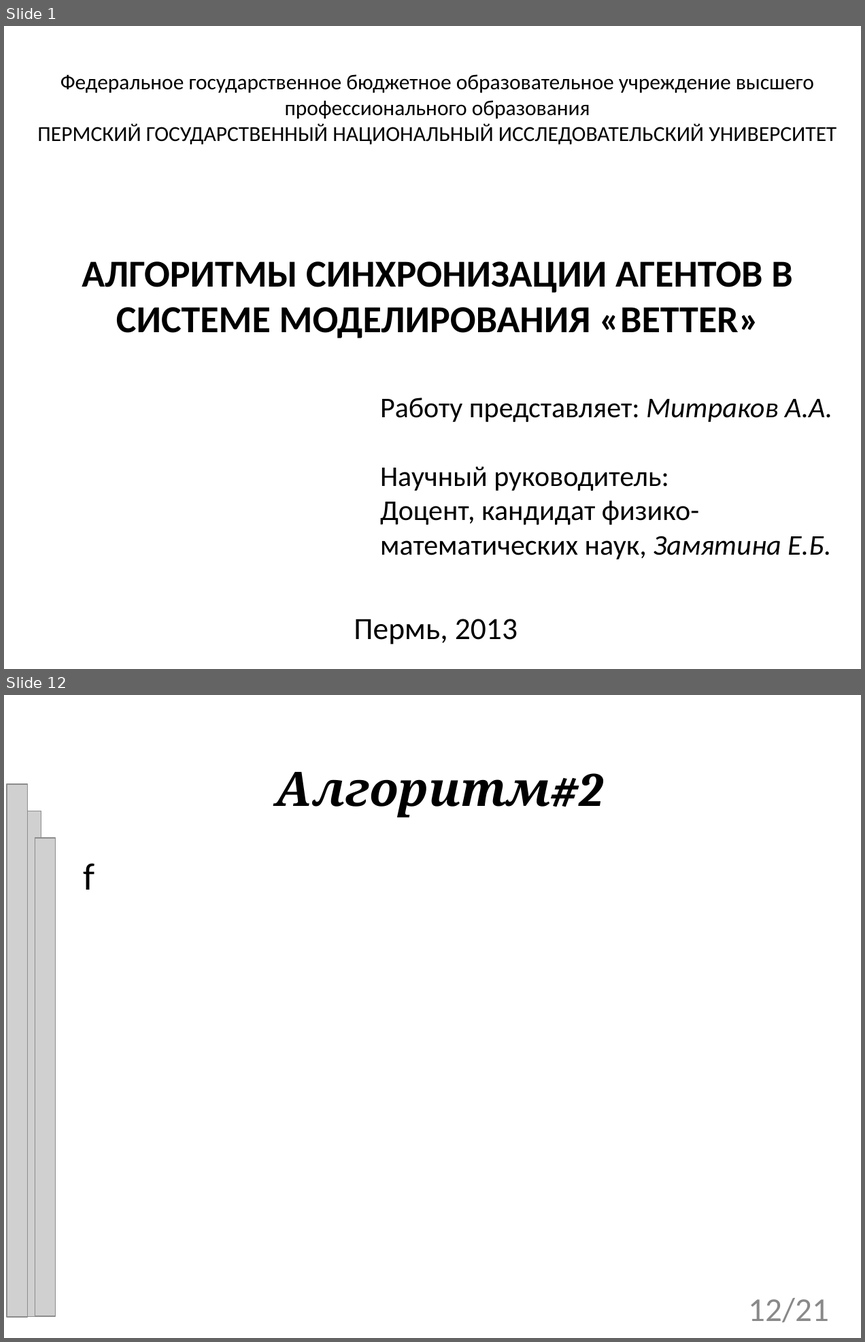
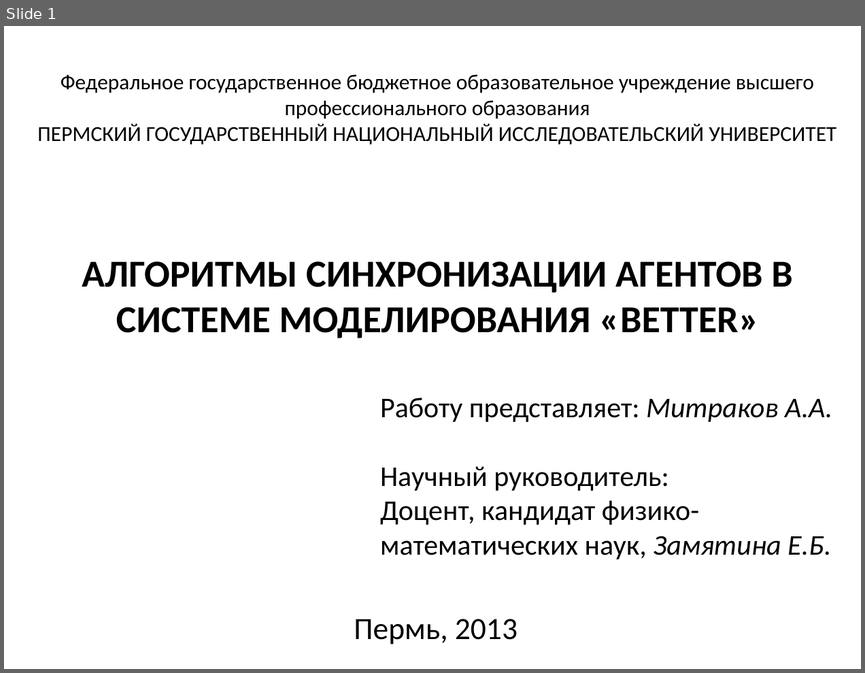
Before and after one commit to tom-trix/SynchAlgorithms, a slide deck: text/Mitrakov.ppt. Shown one above the other, each under a label of ours: slides 1 and 12 before the commit, slide 1 after it; the slides between them are not shown. The pictures are 865x1342 and 865x673 pixels, drawn with LibreOffice and Linux fonts; fonts in the diff are those of the drawing; grey boxes stand for pictures; background and template pictures are left out. Boxes give left, top, right and bottom in pixels: in the first picture for what was removed or moved away, otherwise in the second. Text is boxed around its words. In the diff, an @@ line names an element or a change of style, - is before the commit and + after.

```diff
--- a/text/Mitrakov.ppt
+++ b/text/Mitrakov.ppt
@@ slide 12 removed at [4,695,861,1338], background picture (left out) @@
@@ title removed at [276,772,604,817] @@
-Алгоритм#2
@@ picture removed at [7,784,27,1317] @@
@@ picture removed at [20,811,41,1317] @@
@@ picture removed at [35,838,56,1317] @@
@@ subtitle removed at [84,863,95,889] @@
-f
@@ page number removed at [749,1297,829,1322] @@
-12/21
```
Also in this commit, not shown: 17 slides changed, 6 slides added, 2 other slides removed.
